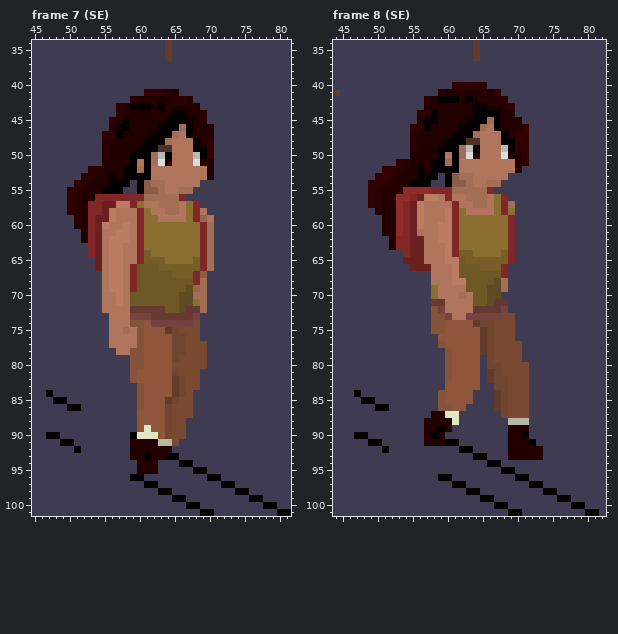
File history of a pixel-art file, character_walking.aseprite. This is how it looked before the edit.
128x128 pixels, 48 frames. Colours within 5 levels of each other are drawn and written as one. Shown: frame 7 (SE): x 45..81, y 34..101; frame 8 (SE): x 44..82, y 34..101. The commit also changed other frames or places, which this record leaves out.
After the commit:
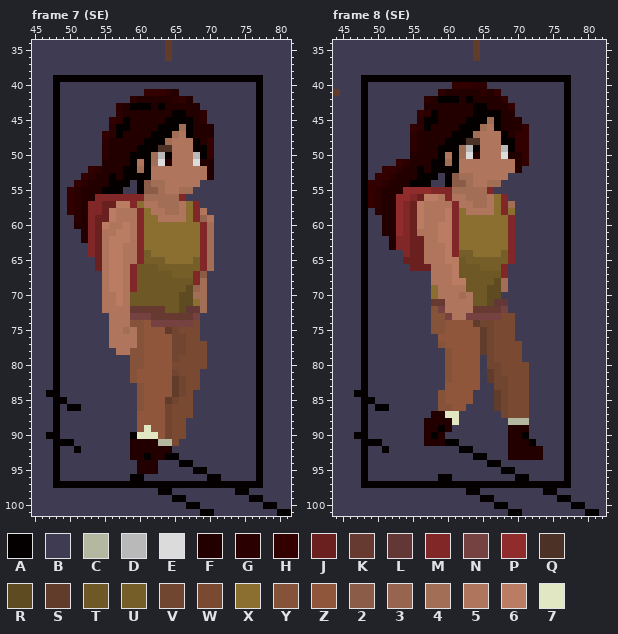
Palette (. is transparent): A #050000  B #3e3b52  C #b4b8a1  D #bab9b9  E #dbdbdb  F #230000  G #2b0000  H #330000  J #6b2020  K #663931  L #643737  M #822727  N #754141  P #912c2c  Q #4b3126  R #5e4b21  S #613c2a  T #6e5826  U #765e29  V #714631  W #7a4932  X #8a6f30  Y #85523a  Z #8f563b  2 #8b5d49  3 #96644f  4 #a36e56  5 #b0765d  6 #ba7d63  7 #e1e7c3
The commit says: Finished E walking animation
Change:
layer "Box" added
Changed rows in their new state; - is an unchanged pixel.
Frame 7 (SE), layer "Box":
first column x 48:
 39 AAAAAAAAAAAAAAAAAAAAAAAAAAAAAA
 40 A----------------------------A
 41 A----------------------------A
 42 A----------------------------A
 43 A----------------------------A
 44 A----------------------------A
 45 A----------------------------A
 46 A----------------------------A
 47 A----------------------------A
 48 A----------------------------A
 49 A----------------------------A
 50 A----------------------------A
 51 A----------------------------A
 52 A----------------------------A
 53 A----------------------------A
 54 A----------------------------A
 55 A----------------------------A
 56 A----------------------------A
 57 A----------------------------A
 58 A----------------------------A
 59 A----------------------------A
 60 A----------------------------A
 61 A----------------------------A
 62 A----------------------------A
 63 A----------------------------A
 64 A----------------------------A
 65 A----------------------------A
 66 A----------------------------A
 67 A----------------------------A
 68 A----------------------------A
 69 A----------------------------A
 70 A----------------------------A
 71 A----------------------------A
 72 A----------------------------A
 73 A----------------------------A
 74 A----------------------------A
 75 A----------------------------A
 76 A----------------------------A
 77 A----------------------------A
 78 A----------------------------A
 79 A----------------------------A
 80 A----------------------------A
 81 A----------------------------A
 82 A----------------------------A
 83 A----------------------------A
 84 A----------------------------A
 85 -----------------------------A
 86 A----------------------------A
 87 A----------------------------A
 88 A----------------------------A
 89 A----------------------------A
 90 -----------------------------A
 91 A----------------------------A
 92 A----------------------------A
 93 A----------------------------A
 94 A----------------------------A
 95 A----------------------------A
 96 A----------------------------A
 97 AAAAAAAAAAAAA--AAAAAAAAA--AAAA
Frame 8 (SE), layer "Box": the same change as frame 7 (SE)
Changed places in both pictures, as pixel boxes (x1, y1, x2, y2):
changed: (53, 75, 263, 488)
changed: (361, 75, 571, 488)
